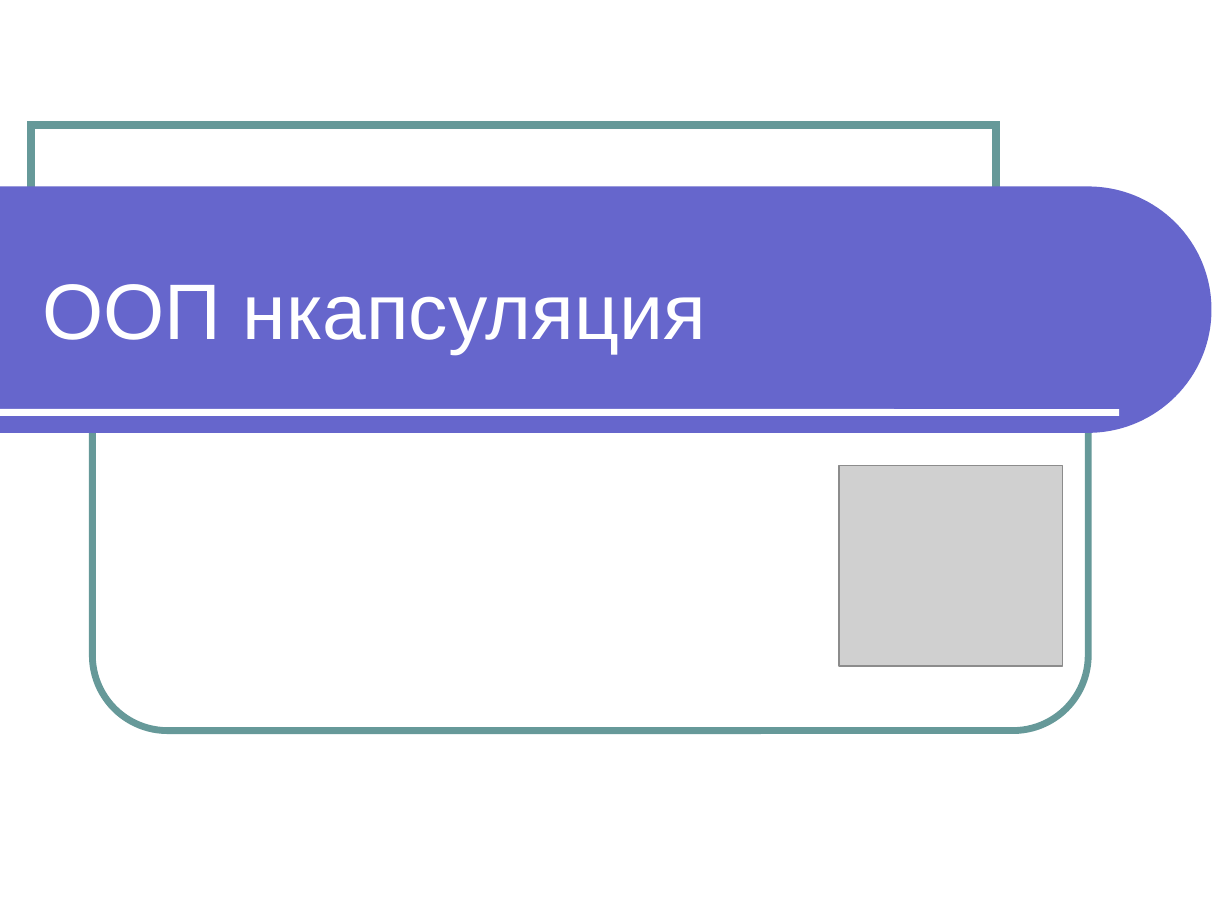
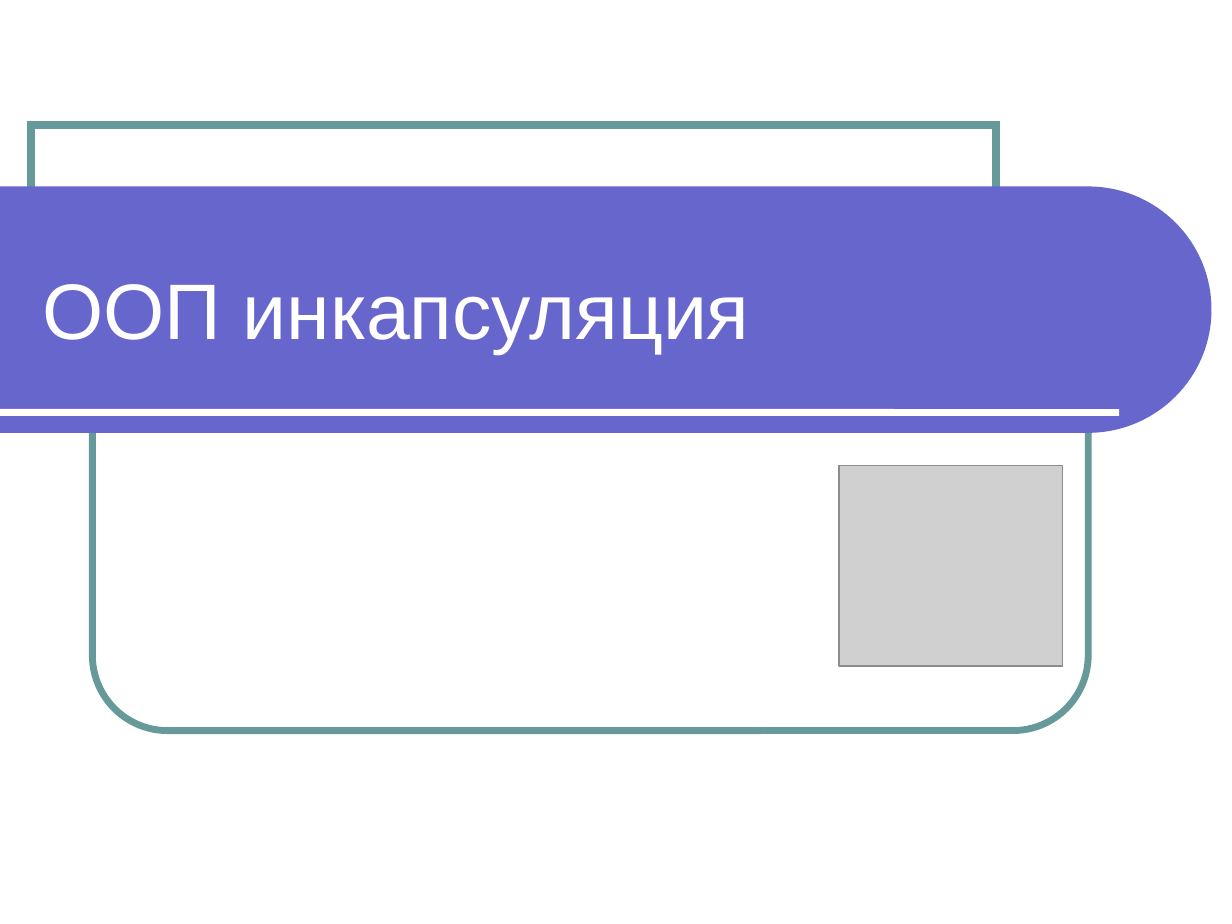
Before and after one commit to maxchv/JavaLessons, a slide deck: slide 1 of Lesson03/Modul 7 OOP chast 2.1 inkapsulyatsiya.ppt. Drawn at 1232x924 pixels with LibreOffice and Linux fonts; fonts in the diff are those of the drawing; grey boxes stand for pictures. Boxes give left, top, right and bottom in pixels: in the first picture for what was removed or moved away, otherwise in the second. Text is boxed around its words. In the diff, an @@ line names an element or a change of style, - is before the commit and + after.

```diff
--- a/Lesson03/Modul 7 OOP chast 2.1 inkapsulyatsiya.ppt
+++ b/Lesson03/Modul 7 OOP chast 2.1 inkapsulyatsiya.ppt
@@ title at box(42, 284, 750, 355): text changed @@
-ООП нкапсуляция
+ООП инкапсуляция
```
Also in this commit, not shown: 5 other files.
